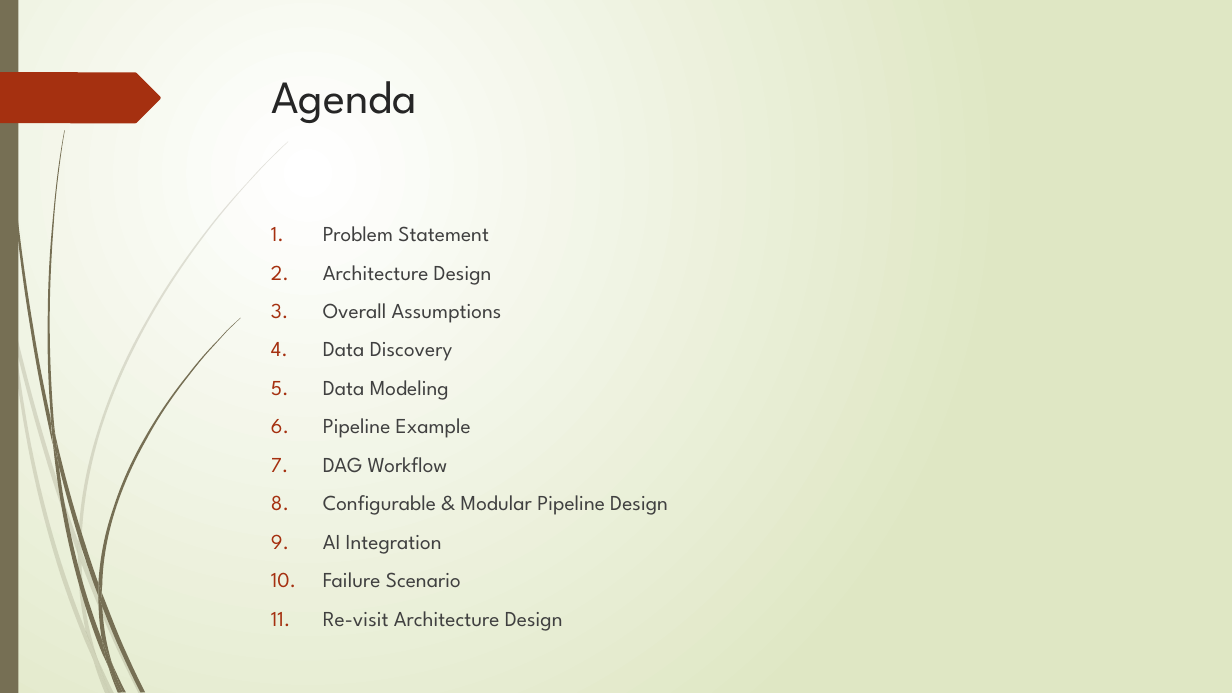
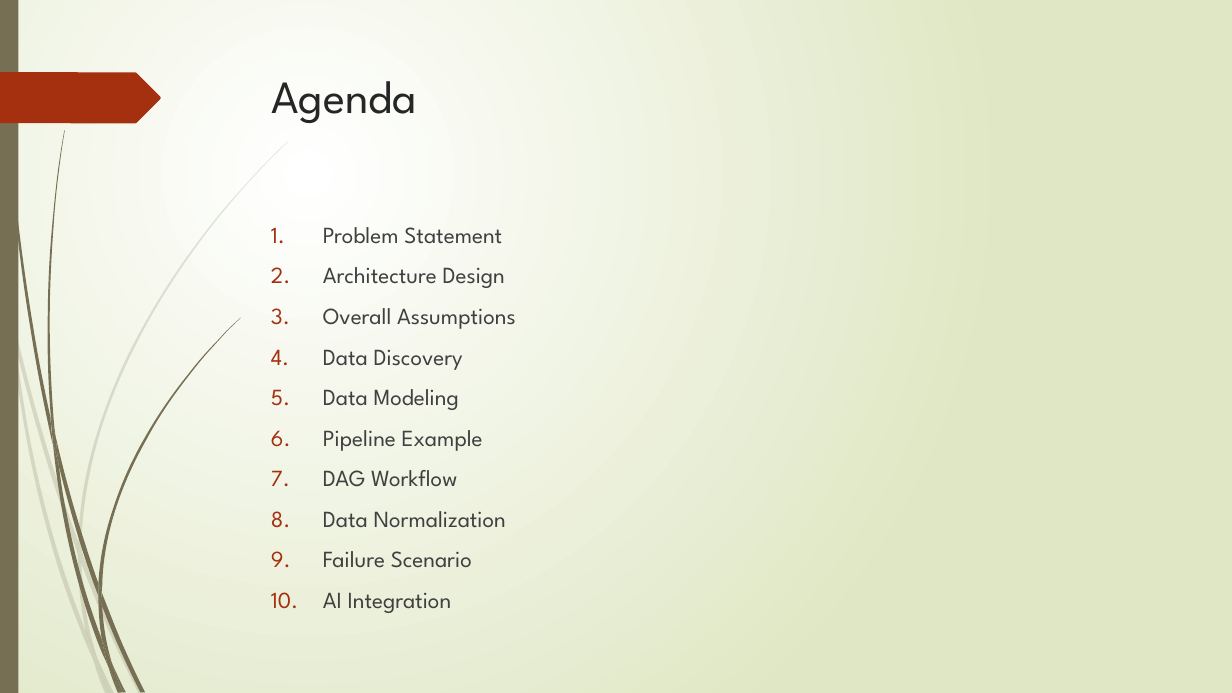
Before and after one commit to gabrielchanyk/food_insights_data_engineering, a slide deck: slide 2 of InsightEats Case Study.pptx. Drawn at 1232x693 pixels with LibreOffice and Linux fonts; fonts in the diff are those of the drawing. Boxes give left, top, right and bottom in pixels: in the first picture for what was removed or moved away, otherwise in the second. Text is boxed around its words. In the diff, an @@ line names an element or a change of style, - is before the commit and + after.

Commit message:
update pptx

```diff
--- a/InsightEats Case Study.pptx
+++ b/InsightEats Case Study.pptx
@@ text at [323,227,516,613]: size 16.6 to 18 pt in "Problem Statement", "Architecture Design", "Overall Assumptions", "Data Discovery" and 4 more places @@
@@ text at [323,511,506,568]: text changed; size 16.6 to 18 pt @@
-8. Configurable & Modular Pipeline Design
+8. Data Normalization
+9. Failure Scenario
@@ text at [323,572,563,631]: paragraphs removed @@
-10. Failure Scenario
-11. Re-visit Architecture Design
```
Also in this commit, not shown: 12 other slides changed, 1 slide added.
